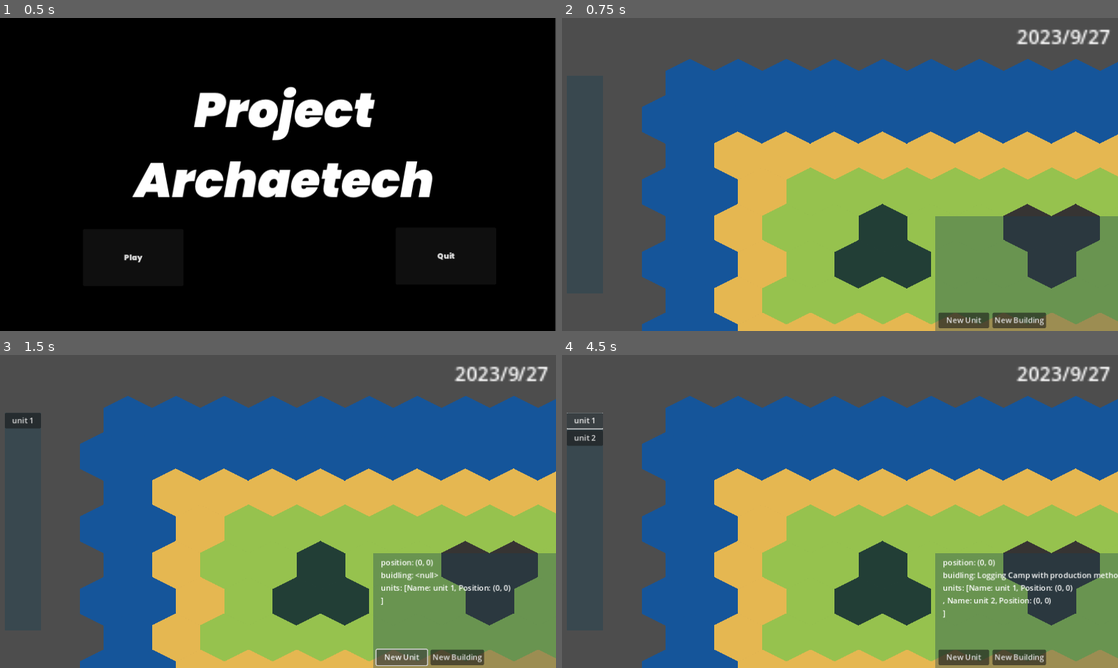
Above: before the commit, frames 1-4 (two rows, left to right).
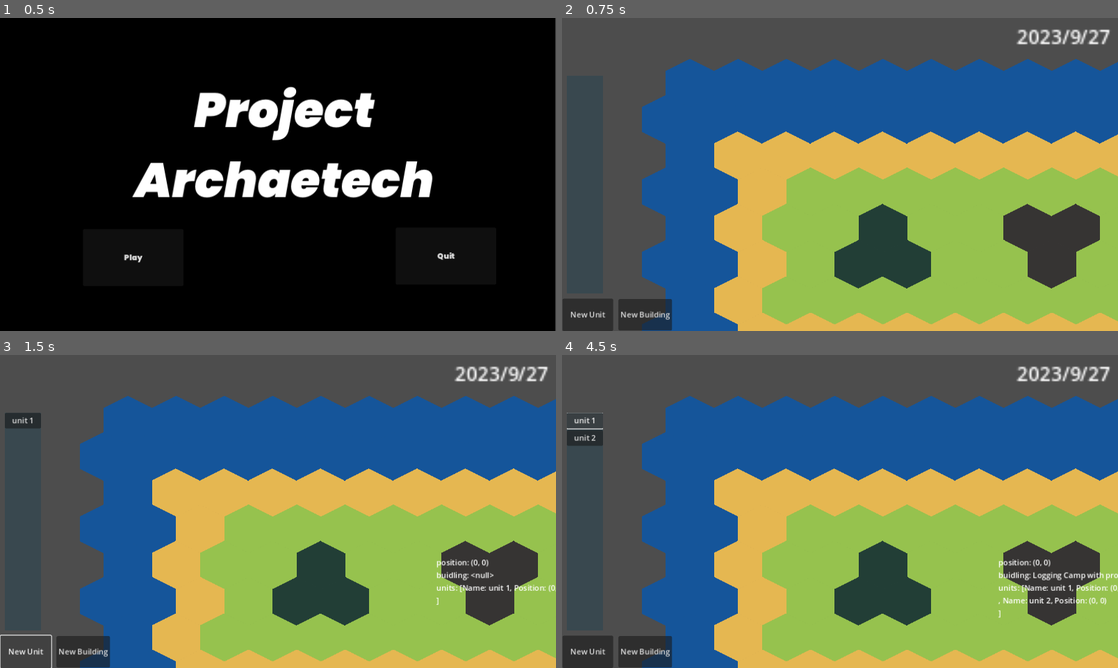
Above: after the commit, the same moments.

Repository: Z-Puyu/project-archaetech
Game: Godot game, scene res://common/main.tscn
Two runs of this game, one before a commit and one after it. Both use one fixed random seed, a clock stepped at 60 frames per second and the inputs below. The engine's default icon, where the game draws it, is replaced by a stand-in: a white triangle on a blue panel in a dark square.
Inputs:
- Up to frame 1 (0.5 s): no input
- Up to frame 2 (0.75 s): click "Play" at 0.5 s
- Up to frame 3 (1.5 s): click "New Unit" at 1.25 s
- Up to frame 4 (4.5 s): click "New Unit" at 2 s; click "New Building" at 2.75 s; click "New Building" at 3.5 s; click "unit 1" at 4.25 s

Frame 1 is identical in both runs. In frame 2, 11% of the frame differs, in the area x 0-100%, y 63-100%; in frame 3, 11%; in frame 4, 12%.

Commit message:
Update InGameUI.tscn

Diff:
--- a/interface/InGameUI.tscn
+++ b/interface/InGameUI.tscn
@@ -39,34 +39,27 @@
 offset_bottom = 646.0
 script = ExtResource("4_kdhwk")
 
-[node name="ColorRect" type="ColorRect" parent="UILayer/InfoPanel"]
-z_index = -1
-layout_mode = 0
-offset_right = 380.0
-offset_bottom = 239.0
-color = Color(0.0862745, 0.25098, 0.329412, 0.352941)
-
 [node name="Info" type="Label" parent="UILayer/InfoPanel"]
 layout_mode = 0
-offset_left = 16.0
+offset_left = 131.0
 offset_top = 8.0
 offset_right = 365.0
-offset_bottom = 31.0
+offset_bottom = 233.0
 
 [node name="NewUnit" type="Button" parent="UILayer/InfoPanel"]
 layout_mode = 0
-offset_left = 7.0
-offset_top = 200.0
-offset_right = 112.0
-offset_bottom = 227.0
+offset_left = -772.0
+offset_top = 171.0
+offset_right = -667.0
+offset_bottom = 238.0
 text = "New Unit"
 
 [node name="NewBuilding" type="Button" parent="UILayer/InfoPanel"]
 layout_mode = 0
-offset_left = 119.0
-offset_top = 200.0
-offset_right = 230.0
-offset_bottom = 231.0
+offset_left = -656.0
+offset_top = 172.0
+offset_right = -545.0
+offset_bottom = 237.0
 text = "New Building"
 
 [node name="UnitSelection" type="Control" parent="UILayer"]
